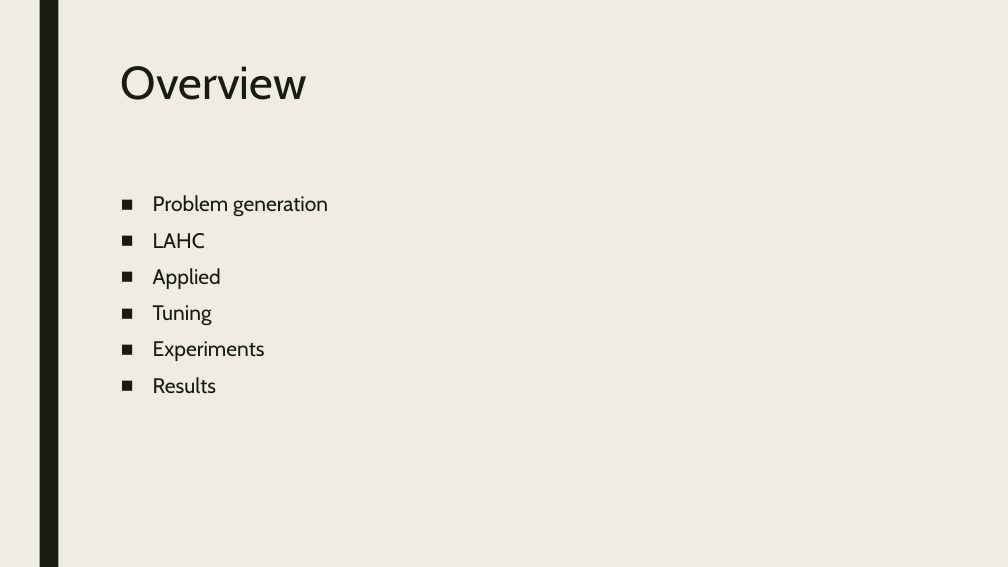
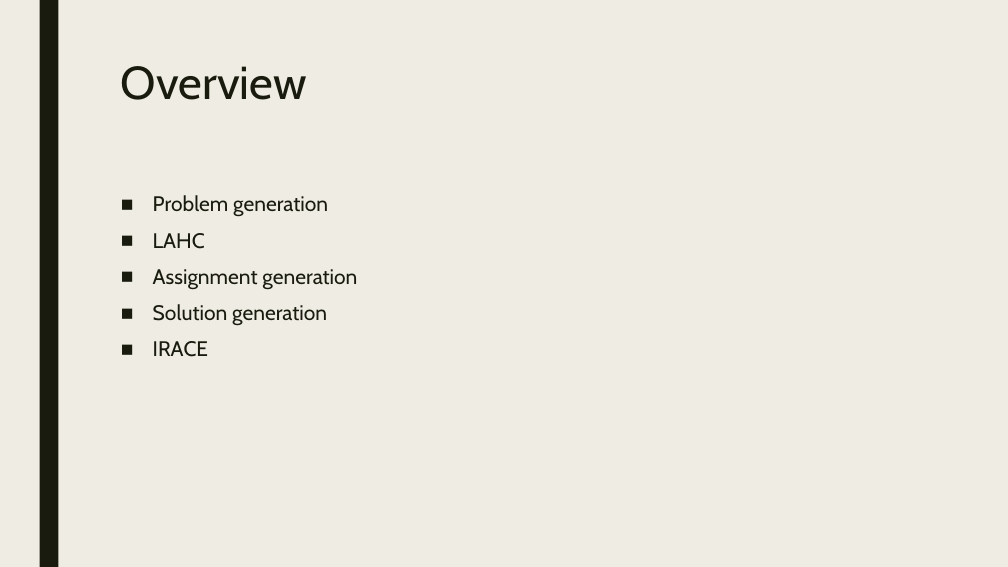
Before and after one commit to BavoGoosens/Capita3, a slide deck: slide 2 of presentation.pptx. Drawn at 1008x567 pixels with LibreOffice and Linux fonts; fonts in the diff are those of the drawing. Boxes give left, top, right and bottom in pixels: in the first picture for what was removed or moved away, otherwise in the second. Text is boxed around its words. In the diff, an @@ line names an element or a change of style, - is before the commit and + after.

```diff
--- a/presentation.pptx
+++ b/presentation.pptx
@@ text at (153, 269, 357, 357): text changed @@
-■ Applied
-■ Tuning
-■ Experiments
-■ Results
+■ Assignment generation
+■ Solution generation
+■ IRACE
```
Also in this commit, not shown: 3 other slides changed, 1 slide added.
